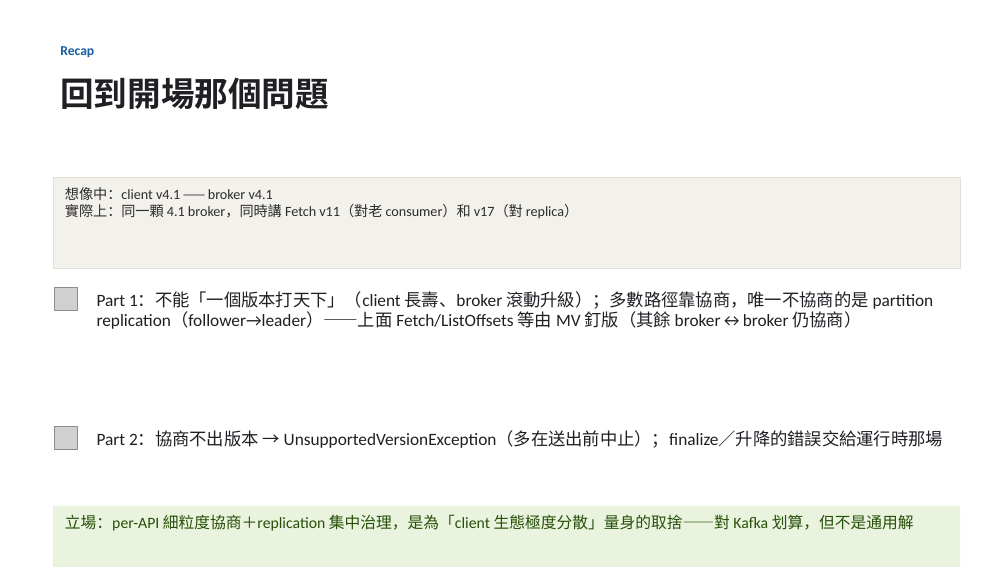
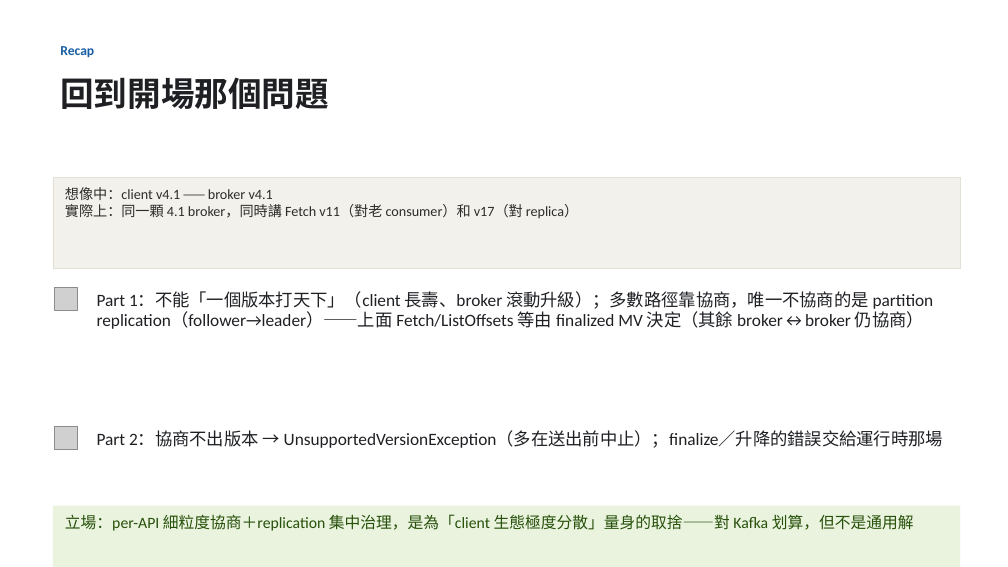
Before and after one commit to unknowntpo/kafka, a slide deck: slide 18 of study/version-control/kafka-version-negotiation.pptx. Drawn at 1008x567 pixels with LibreOffice and Linux fonts; fonts in the diff are those of the drawing; grey boxes stand for pictures. Boxes give left, top, right and bottom in pixels: in the first picture for what was removed or moved away, otherwise in the second. Text is boxed around its words. In the diff, an @@ line names an element or a change of style, - is before the commit and + after.

```diff
--- a/study/version-control/kafka-version-negotiation.pptx
+++ b/study/version-control/kafka-version-negotiation.pptx
@@ text at <box>97,291,934,329</box>: text changed @@
-Part 1：不能「一個版本打天下」（client 長壽、broker 滾動升級）；多數路徑靠協商，唯一不協商的是 partition replication（follower→leader）——上面 Fetch/ListOffsets 等由 MV 釘版（其餘 broker↔broker 仍協商）
+Part 1：不能「一個版本打天下」（client 長壽、broker 滾動升級）；多數路徑靠協商，唯一不協商的是 partition replication（follower→leader）——上面 Fetch/ListOffsets 等由 finalized MV 決定（其餘 broker↔broker 仍協商）
```
Also in this commit, not shown: 4 other slides changed, 3 other files.
